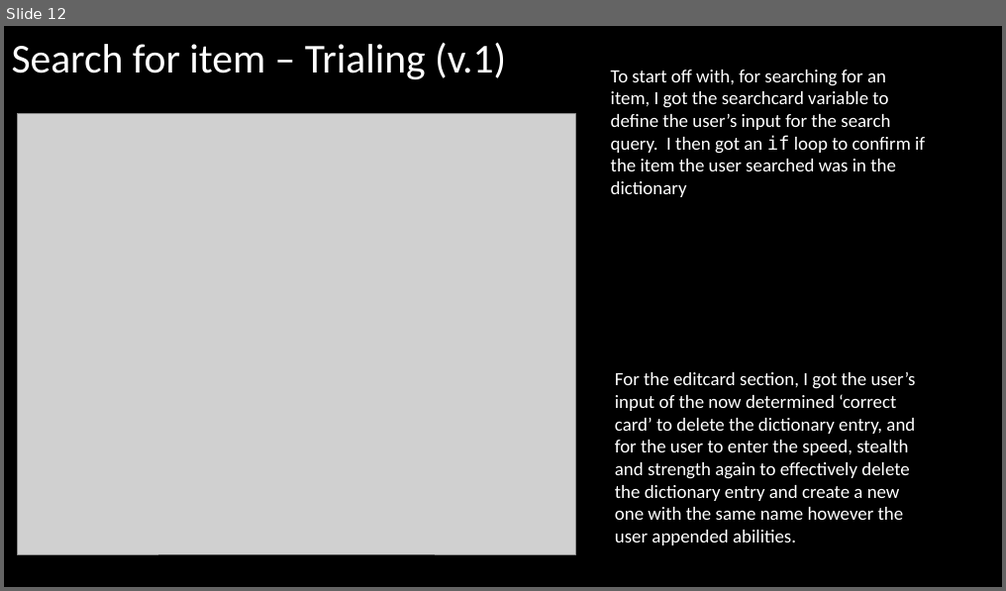
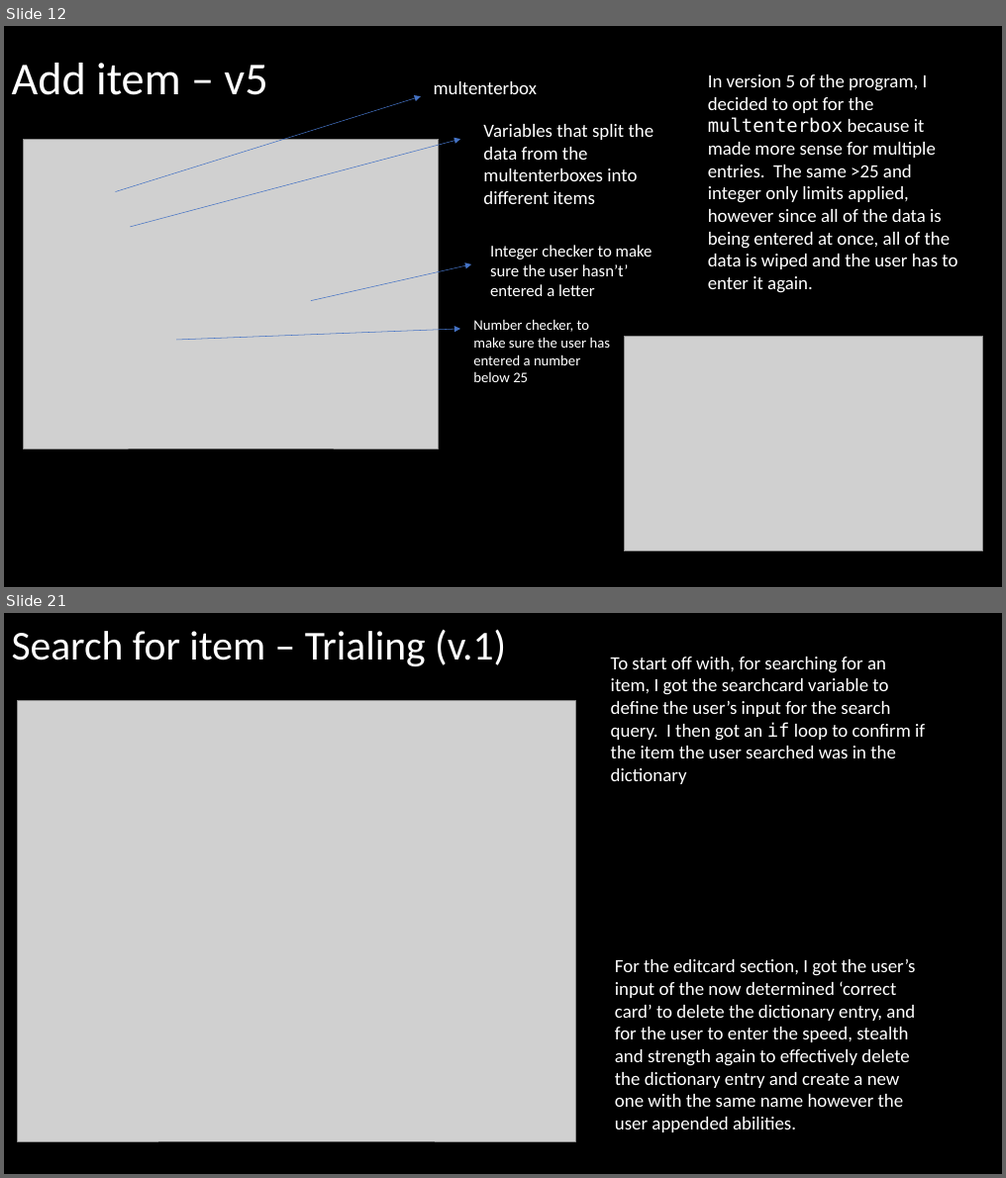
Before and after one commit to Joepapa101/2.7---2.8-Assessment, a slide deck: 2.7 and 2.8 Documentation Template.pptx. Shown one above the other, each under a label of ours: slide 12 before the commit, slides 12 and 21 after it; the slides between them are not shown. The pictures are 1006x591 and 1006x1178 pixels, drawn with LibreOffice and Linux fonts; fonts in the diff are those of the drawing; grey boxes stand for pictures. Boxes give left, top, right and bottom in pixels: in the first picture for what was removed or moved away, otherwise in the second. Text is boxed around its words. In the diff, an @@ line names an element or a change of style, - is before the commit and + after.

```diff
--- a/2.7 and 2.8 Documentation Template.pptx
+++ b/2.7 and 2.8 Documentation Template.pptx
@@ slide 12 added at <box>4,26,1002,587</box>, background #000000 @@
@@ title added at <box>12,63,267,95</box>, 44 pt, text #FFFFFF @@
+Add item – v5
@@ text added at <box>434,81,537,94</box>, 18 pt, text #FFFFFF @@
+multenterbox
@@ text added at <box>708,75,957,289</box>, 18 pt, text #FFFFFF @@
+In version 5 of the program, I decided to opt for the multenterbox because it made more sense for multiple entries. The same >25 and integer only limits applied, however since all of the data is being entered at once, all of the data is wiped and the user has to enter it again.
@@ arrow added from (116, 192) to (421, 96), #4472C4 0.5 pt @@
@@ picture added at <box>24,139,439,449</box> @@
@@ arrow added from (130, 227) to (460, 139), #4472C4 0.5 pt @@
@@ text added at <box>483,124,654,204</box>, 18 pt, text #FFFFFF @@
+Variables that split the data from the multenterboxes into different items
@@ text added at <box>490,245,652,296</box>, 16 pt, text #FFFFFF @@
+Integer checker to make sure the user hasn’t’ entered a letter
@@ arrow added from (311, 301) to (472, 265), #4472C4 0.5 pt @@
@@ text added at <box>473,319,611,382</box>, 14 pt, text #FFFFFF @@
+Number checker, to make sure the user has entered a number below 25
@@ arrow added from (176, 340) to (460, 329), #4472C4 0.5 pt @@
@@ picture added at <box>624,337,982,553</box> @@
@@ what was slide 12 is now slide 21 @@
```
Also in this commit, not shown: 5 slides changed, 24 other slides added, 1 slide removed, 10 other files.
